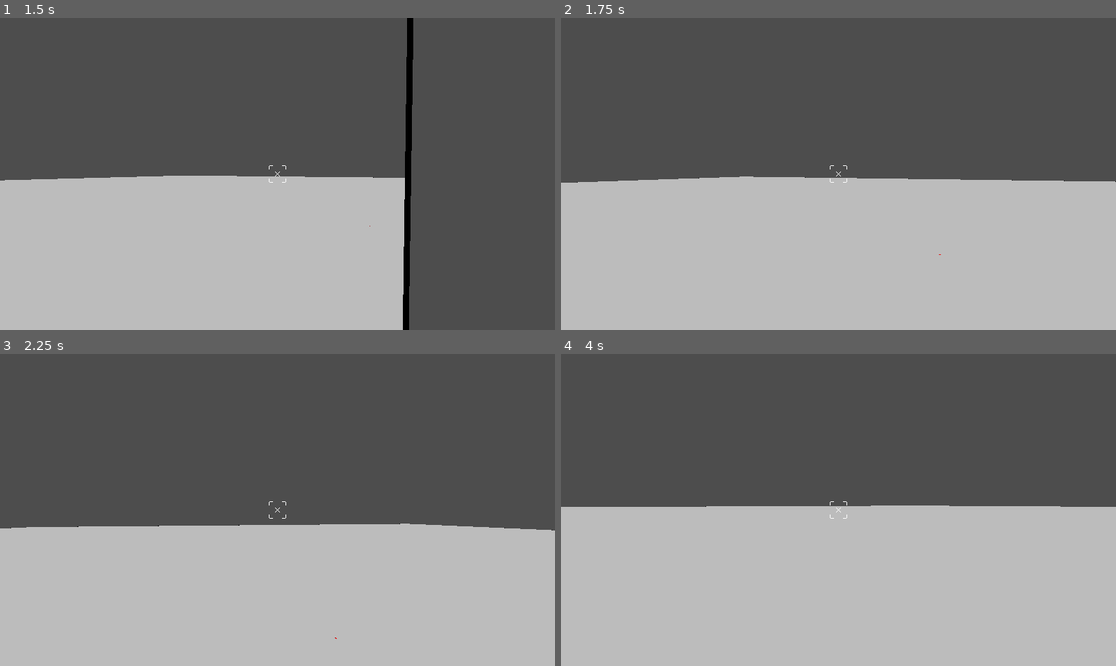
Above: before the commit, frames 1-4 (two rows, left to right).
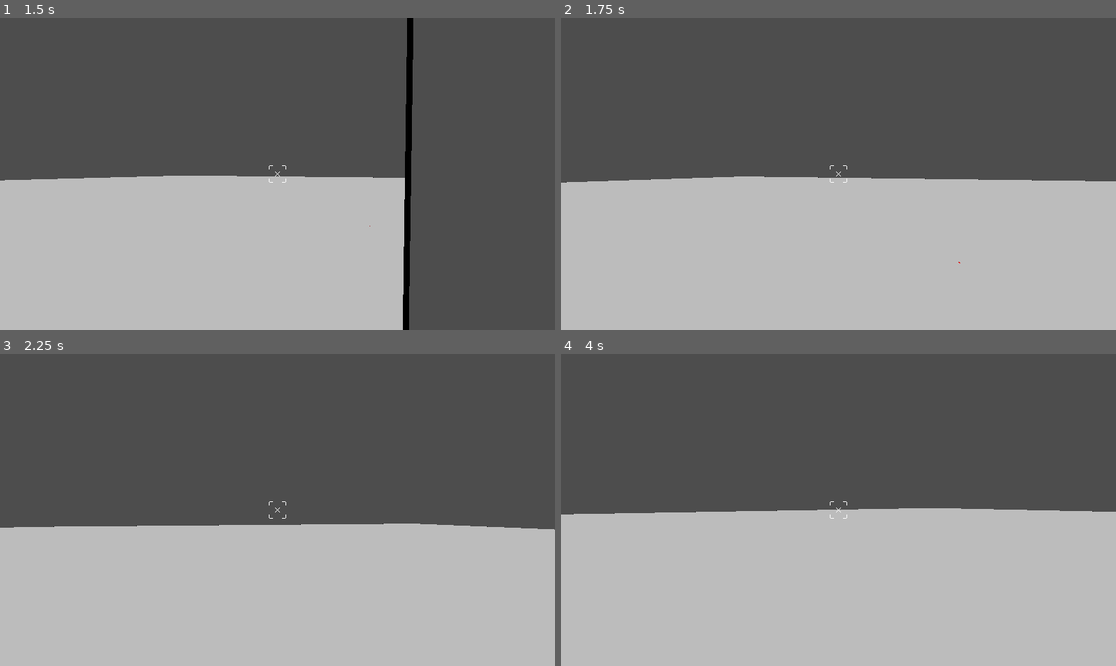
Above: after the commit, the same moments.

Repository: TuniTem/GGJ-2026-cutout
Game: Godot game, scene res://scenes/testmain.tscn
Two runs of this game, one before a commit and one after it. Both use one fixed random seed, a clock stepped at 60 frames per second and the inputs below.
Inputs (mouse positions are in pixels of both pictures, inside the frame that each line leads up to):
- Up to frame 1 (1.5 s): move the mouse to (305, 174) at 0.52 s; press the mouse at (305, 174) at 0.53 s; hold W (forward) from 0.53 s (still down); tap Space (jump) at 0.77, 1.07 s; right-click (305, 174) at 0.8 s; move the mouse to (249, 174) at 1.27 s; release the mouse at (249, 174) at 1.28 s; right-click (249, 174) at 1.35 s
- Up to frame 2 (1.75 s): keep holding W (forward); tap Space (jump) at 1.52 s; tap Shift (slide) at 1.55 s
- Up to frame 3 (2.25 s): keep holding W (forward); tap Space (jump) at 1.82 s; tap Enter at 2 s; move the mouse to (288, 503) at 2.02 s; hold Shift (slide) from 2.03 s (still down)
- Up to frame 4 (4 s): keep holding W (forward); tap Ctrl (movement_ctrl, bound only after the commit) at 2.3, 2.85 s; tap Space (jump) at 2.75, 3.02, 3.05, 3.32 s; move the mouse to (832, 516) at 2.77 s; release Shift (slide) at 2.78 s; move the mouse to (877, 513) at 3.52 s; hold Space (jump) from 3.53 s (still down); click (877, 513) at 3.8 s

Frame 1 is identical in both runs. In frame 2, less than 0.1% of the frame differs, in the area x 0-100%, y 50-79%; in frame 3, 0.1%; in frame 4, 1.4%, in the area x 0-100%, y 48-52%.
Error before the commit: Invalid access to property or key 'pillard' on a base object of type 'Area3D (projectile.gd)'. (res://scenes/player.gd:141)
Error after the commit: Invalid access to property or key 'pillard' on a base object of type 'Area3D (projectile.gd)'. (res://scenes/player.gd:174)

Commit message:
movement mechanics

Diff:
--- a/entities/projectile.tscn
+++ b/entities/projectile.tscn
@@ -25,7 +25,6 @@
 [node name="CollisionShape3D" type="CollisionShape3D" parent="." unique_id=1694097791]
 shape = SubResource("SphereShape3D_300if")
 
-[node name="RayCast" type="RayCast3D" parent="." unique_id=154172071]
-target_position = Vector3(0, -0.415, 0)
+[node name="RayCast" type="RayCast3D" parent="." unique_id=141411319]
 
 [connection signal="body_entered" from="." to="." method="_on_body_entered"]
--- a/project.godot
+++ b/project.godot
@@ -77,6 +77,16 @@
 "events": [Object(InputEventKey,"resource_local_to_scene":false,"resource_name":"","device":-1,"window_id":0,"alt_press …(195 unchanged characters)…
 ]
 }
+movement_ctrl={
+"deadzone": 0.2,
+"events": [Object(InputEventKey,"resource_local_to_scene":false,"resource_name":"","device":-1,"window_id":0,"alt_pressed":false,"shift_pressed":false,"ctrl_pressed":false,"meta_pressed":false,"pressed":false,"keycode":0,"physical_keycode":4194326,"key_label":0,"unicode":0,"location":0,"echo":false,"script":null)
+]
+}
+pause={
+"deadzone": 0.2,
+"events": [Object(InputEventKey,"resource_local_to_scene":false,"resource_name":"","device":-1,"window_id":0,"alt_pressed":false,"shift_pressed":false,"ctrl_pressed":false,"meta_pressed":false,"pressed":false,"keycode":0,"physical_keycode":4194305,"key_label":0,"unicode":0,"location":0,"echo":false,"script":null)
+]
+}
 
 [physics]
 
--- a/scenes/player.gd
+++ b/scenes/player.gd
@@ -21,6 +21,7 @@
 const TERMINAL_VELOCITY = 30.0
 const WEAK_DRAG = 10.0
 const STRONG_DRAG = 20.0
+const MEGA_DRAG = 100.0
 const DEADZOME = 0.1
 const Y_CLAMP = [-PI / 2.0 - 0.1, PI / 2.0 - 0.1]
 
@@ -30,14 +31,18 @@
 
 const JUMP_VEL = 15.0
 
+var dir : Vector2
 var gravity_switched : bool = false
 var vel2D : Vector2 = Vector2.ZERO
 
 # alt move
 const SLOWDOWN_TIME = 1.0
 const MIN_SLIDE_SPEED = 10.0
-
-@export var slide_ray: RayCast3D
+const BOUNCE_TIMER = 0.1
+const MOVEMENT_CONTROL_VEL_TIME = 1.0
+
+var movement_ctrl_timer = -1.0
+var movement_ctrl_stored_speed : float
 
 var slowdown : float = -1.0
 var is_sliding = false:
@@ -47,7 +52,7 @@
 
 var slide_speed : float = 0.0
 var slide_direction : Vector2
-
+var bounce_timer : float = -1.0
 
 # zoom
 const ZOOM_AMMOUNT = 0.4
@@ -67,30 +72,45 @@
 func gravity_mult() -> float:
 	return -1.0 if gravity_switched else 1.0
 
+var prev_vel : Vector3
 func _physics_process(delta: float) -> void:
+	if bounce_timer > 0.0: bounce_timer -= delta
+	if movement_ctrl_timer > 0.0: movement_ctrl_timer -= delta
 	if not is_sliding:
-		var dir = Vector2(Input.get_action_strength("forward") - Input.get_action_strength("backward"),
+		dir = Vector2(Input.get_action_strength("forward") - Input.get_action_strength("backward"),
 			Input.get_action_strength("left") - Input.get_action_strength("right")).normalized()
 
 		if dir.length() > DEADZOME:
 			vel2D += dir.rotated(rotation.y + PI) * delta * ACCEL
 
-		vel2D = vel2D.normalized() * (vel2D.length() - (WEAK_DRAG if vel2D.length() < MAX_SPEED else STRONG_DRAG) * delta)
+		vel2D = vel2D.normalized() * (vel2D.length() - (MEGA_DRAG if Input.is_action_pressed("movement_ctrl") else (WEAK_DRAG if vel2D.length() < MAX_SPEED else STRONG_DRAG)) * delta)
 
 		velocity.z = vel2D.x * delta * 60.0
 		velocity.x = vel2D.y * delta * 60.0
 		velocity.y -= GRAVITY * delta * (1 + (velocity.y / TERMINAL_VELOCITY))
+
+		if Input.is_action_pressed("movement_ctrl") and movement_ctrl_timer > 0.0:
+			velocity.y = 0
+
+
+		if Input.is_action_pressed("jump") and is_on_wall() and bounce_timer <= 0.0:
+			bounce_timer = BOUNCE_TIMER
+			bounce()
+
+
+
+
+
 	else:
 		vel2D = slide_direction * slide_speed
 		velocity.x = vel2D.y * delta * 60.0
 		velocity.z = vel2D.x * delta * 60.0
 		velocity.y -= GRAVITY * delta * (1 + (velocity.y / TERMINAL_VELOCITY))
 
-		slide_ray.force_raycast_update()
-		if not slide_ray.is_colliding() or is_on_wall():
+		if is_on_wall():
 			is_sliding = false
 
-	slide_ray.force_raycast_update()
+	prev_vel = velocity
 	move_and_slide()
 
 	if zoom:
@@ -101,6 +121,12 @@
 func jump():
 	velocity.y = JUMP_VEL
 
+func bounce():
+	velocity = -(prev_vel.reflect(get_wall_normal()) - get_wall_normal())
+	vel2D = Vector2(velocity.z, velocity.x)
+
+func get_look_dir():
+	return camera.global_position.direction_to(actual_projectile_spawn.global_position)
 
 func _input(event: InputEvent) -> void:
 	if event is InputEventMouseMotion and Input.mouse_mode == Input.MOUSE_MODE_CAPTURED:
@@ -121,8 +147,15 @@
 		crosshair.square = true
 		crosshair.CROSS_RADIUS = 0
 
-	if event.is_action_pressed("jump") and is_on_floor():
-		jump()
+	if event.is_action_pressed("jump"):
+		if is_on_floor():
+			jump()
+			movement_ctrl_stored_speed = 0.0
+
+		elif movement_ctrl_stored_speed != 0.0:
+			velocity = get_look_dir() * movement_ctrl_stored_speed
+			vel2D = Vector2(velocity.z, velocity.x)
+			movement_ctrl_stored_speed = 0.0
 
 	if event.is_action_pressed("primary"):
 		if active_projectile:
@@ -130,46 +163,43 @@
 				active_projectile.explode()
 			else:
 				if active_projectile.stick_is_floor:
-					active_projectile.create_floor_hole(player_number)
+					active_projectile.create_floor_hole()
 				else:
-					active_projectile.create_wall_hole(player_number)
+					active_projectile.create_wall_hole()
 		else:
 			shoot()
 
 	if event.is_action_pressed("secondary"):
 		if active_projectile:
 			if active_projectile.pillard:
-				active_projectile.create_floor_hole(player_number)
+				active_projectile.create_floor_hole()
 				active_projectile.explode()
 			else:
-				active_projectile.create_vertical_pillar(player_number)
+				active_projectile.create_vertical_pillar()
 				active_projectile.pillared = true
 
 	if event.is_action_pressed("slide"):
-		print(slide_ray.is_colliding())
-		slide_ray.force_raycast_update()
-		print(slide_ray.is_colliding())
-		if slide_ray.is_colliding():
-			print("b")
-			is_sliding = true
-			slide_speed = Vector2(abs(velocity.x), abs(velocity.z)).length()
-			slide_direction = Vector2(velocity.z, velocity.x).normalized()
-
-			if Util.fzero(slide_speed):
-				slide_speed = MIN_SLIDE_SPEED
-				print(rotation.y)
-				slide_direction = Vector2.RIGHT.rotated(rotation.y + PI)
-			else:
-				slide_speed = max(slide_speed, MIN_SLIDE_SPEED)
-
-			if velocity.y * gravity_mult():
-				slide_speed += abs(velocity.y)
+		is_sliding = true
+		slide_speed = Vector2(abs(velocity.x), abs(velocity.z)).length()
+		slide_direction = dir.rotated(rotation.y + PI)
+
+		if Util.fzero(slide_speed):
+			slide_speed = MIN_SLIDE_SPEED
+			slide_direction = Vector2.RIGHT.rotated(rotation.y + PI)
+		else:
+			slide_speed = max(slide_speed, MIN_SLIDE_SPEED)
+
+		if velocity.y * gravity_mult():
+			slide_speed += abs(velocity.y)
+
 	if event.is_action_released("slide"):
 		if is_sliding: # doinf it this way is nesisiary
 			is_sliding = false
 
-
-
+	if event.is_action_pressed("movement_ctrl"):
+		if movement_ctrl_timer < 1.0:
+			movement_ctrl_timer = MOVEMENT_CONTROL_VEL_TIME
+			movement_ctrl_stored_speed = velocity.length()
 
 
 
--- a/scenes/player.tscn
+++ b/scenes/player.tscn
@@ -56,13 +56,12 @@
 &"initiate_slide": SubResource("Animation_qhqgy")
 }
 
-[node name="Player" type="CharacterBody3D" unique_id=606600753 node_paths=PackedStringArray("actual_projectile_spawn", "model_projectile_spawn", "animation_player", "camera", "slide_ray") groups=["player"]]
+[node name="Player" type="CharacterBody3D" unique_id=606600753 node_paths=PackedStringArray("actual_projectile_spawn", "model_projectile_spawn", "animation_player", "camera") groups=["player"]]
 script = ExtResource("1_3vyb7")
 actual_projectile_spawn = NodePath("Camera3D/ProjectileActualSpawn")
 model_projectile_spawn = NodePath("Camera3D/ProjectileModelSpawn")
 animation_player = NodePath("AnimationPlayer")
 camera = NodePath("Camera3D")
-slide_ray = NodePath("SlideRay")
 
 [node name="CollisionShape3D" type="CollisionShape3D" parent="." unique_id=360482962]
 shape = SubResource("CapsuleShape3D_u8vuu")
